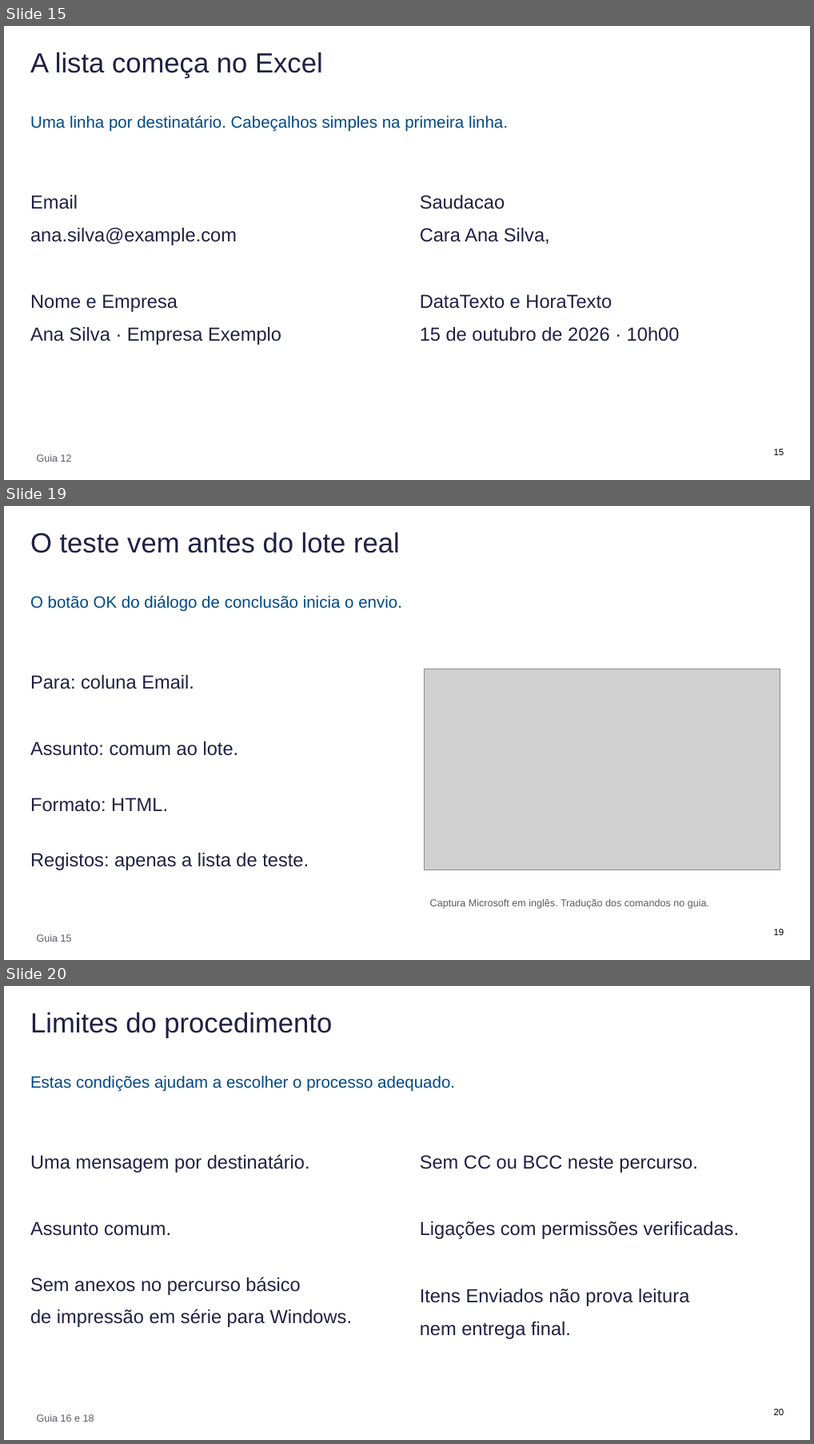
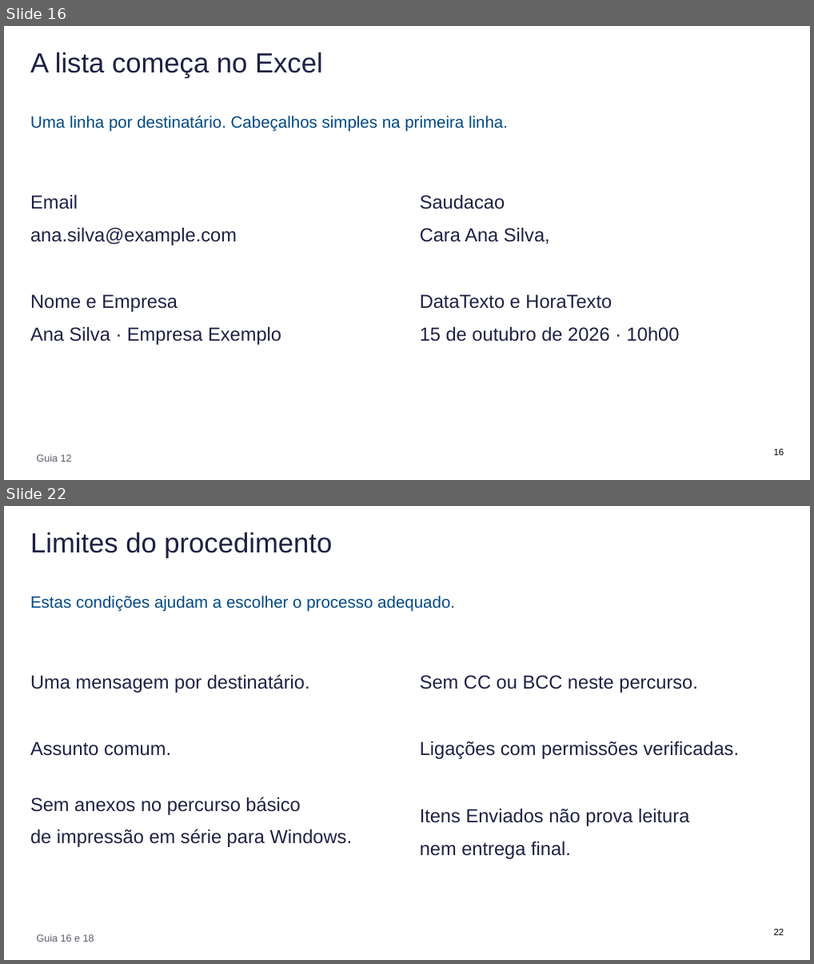
Before and after one commit to mpspmf/AIP-Tuturials, a slide deck: ASTRA/AIP_Apresentacao.pptx. Shown one above the other, each under a label of ours: slides 15, 19 and 20 before the commit, slides 16 and 22 after it; the slides between them are not shown. The pictures are 814x1444 and 814x964 pixels, drawn with LibreOffice and Linux fonts; fonts in the diff are those of the drawing; grey boxes stand for pictures. Boxes give left, top, right and bottom in pixels: in the first picture for what was removed or moved away, otherwise in the second. Text is boxed around its words. In the diff, an @@ line names an element or a change of style, - is before the commit and + after.

```diff
--- a/ASTRA/AIP_Apresentacao.pptx
+++ b/ASTRA/AIP_Apresentacao.pptx
@@ slide 19 removed at [4,506,810,960], background #FFFFFF @@
@@ title removed at [30,532,400,553] @@
-O teste vem antes do lote real
@@ text removed at [30,596,402,612] @@
-O botão OK do diálogo de conclusão inicia o envio.
@@ picture removed at [425,668,781,869] @@
@@ text removed at [30,675,309,870] @@
-Para: coluna Email.
-Assunto: comum ao lote.
-Formato: HTML.
-Registos: apenas a lista de teste.
@@ text removed at [430,899,710,908] @@
-Captura Microsoft em inglês. Tradução dos comandos no guia.
@@ text removed at [37,934,72,941] @@
-Guia 15
@@ page number removed at [774,928,785,935] @@
-19
@@ what was slide 15 is now slide 16 @@
@@ what was slide 20 is now slide 22 @@
@@ page number at [774,928,785,935]: text changed @@
-20
+22
```
Also in this commit, not shown: 1 slide changed, 13 slides added, 7 other slides removed, 6 other files.
